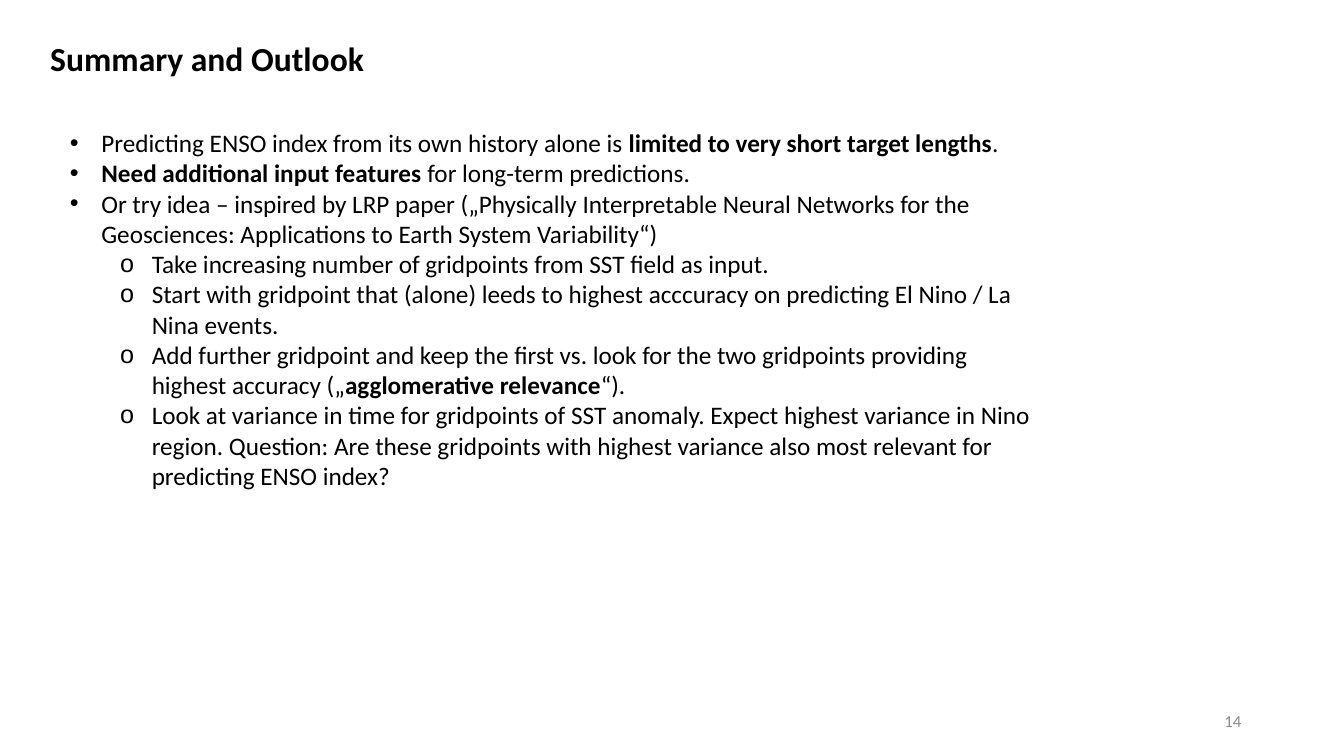
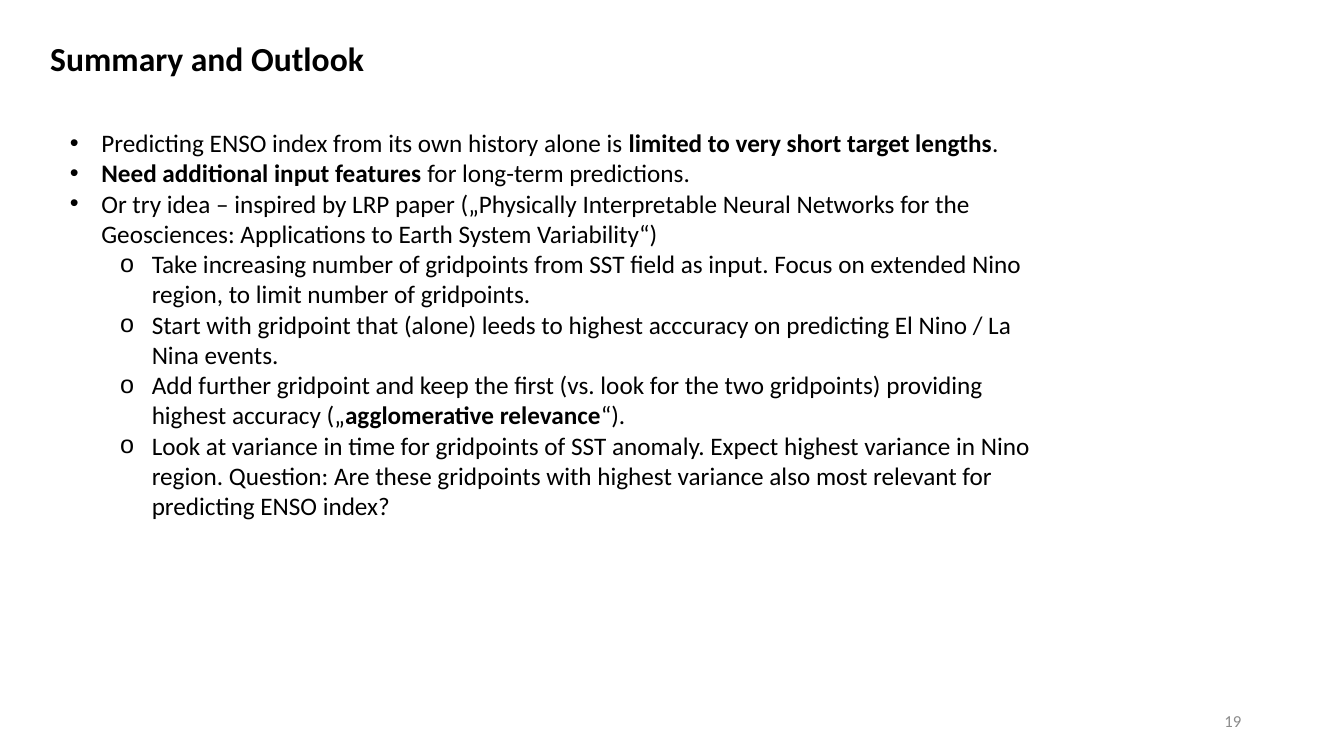
Before and after one commit to MarcoLandtHayen/EchoStateNetworks, a slide deck: slide 19 of ESN_exp06_ENSO.pptx (slide 14 before the commit). Drawn at 1344x756 pixels with LibreOffice and Linux fonts; fonts in the diff are those of the drawing. Boxes give left, top, right and bottom in pixels: in the first picture for what was removed or moved away, otherwise in the second. Text is boxed around its words. In the diff, an @@ line names an element or a change of style, - is before the commit and + after.

```diff
--- a/ESN_exp06_ENSO.pptx
+++ b/ESN_exp06_ENSO.pptx
@@ text at [152, 255, 1021, 308]: text changed @@
-  o Take increasing number of gridpoints from SST field as input.
+  o Take increasing number of gridpoints from SST field as input. Focus on extended Nino region, to limit number of gridpoints.
@@ text at [152, 375, 982, 429]: text changed @@
-  o Add further gridpoint and keep the first vs. look for the two gridpoints providing highest accuracy („agglomerative relevance“).
+  o Add further gridpoint and keep the first (vs. look for the two gridpoints) providing highest accuracy („agglomerative relevance“).
@@ page number at [1224, 716, 1241, 727]: text changed @@
-14
+19
```
Also in this commit, not shown: 1 other slide changed, 5 slides added, 1 other file.
